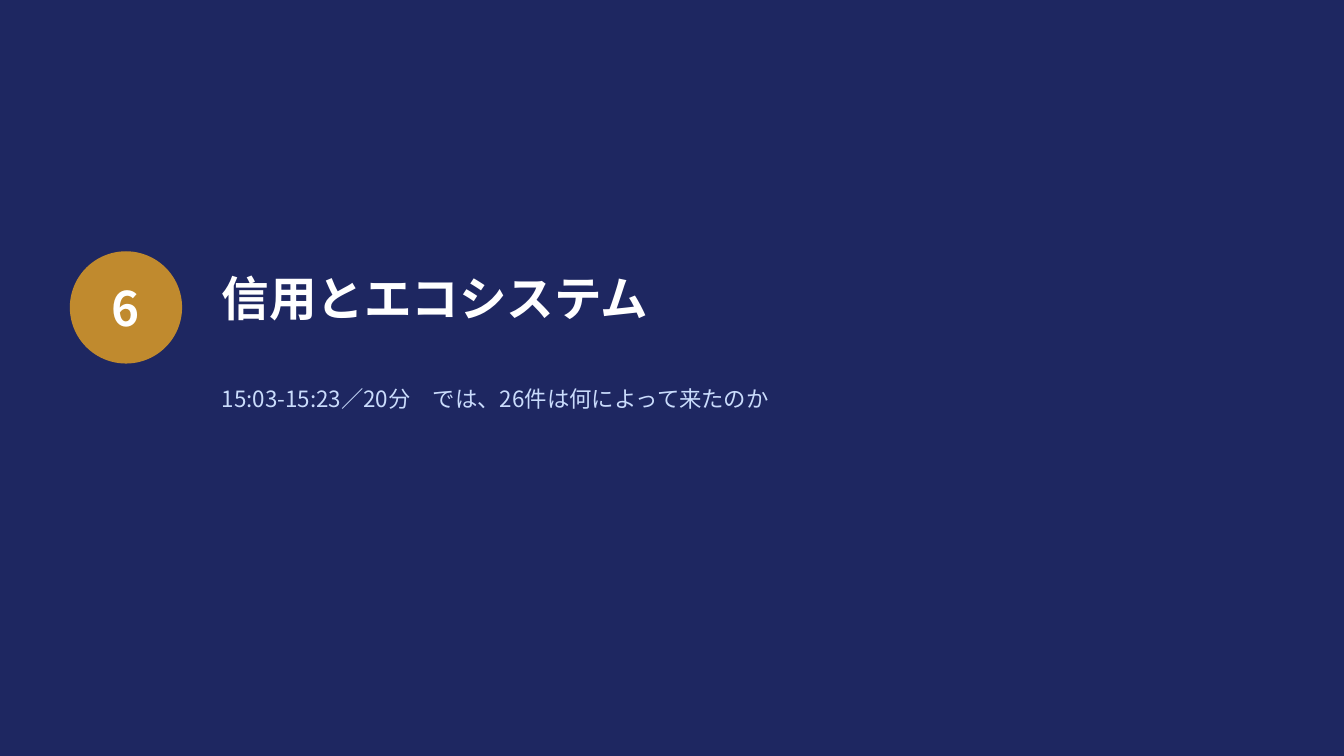
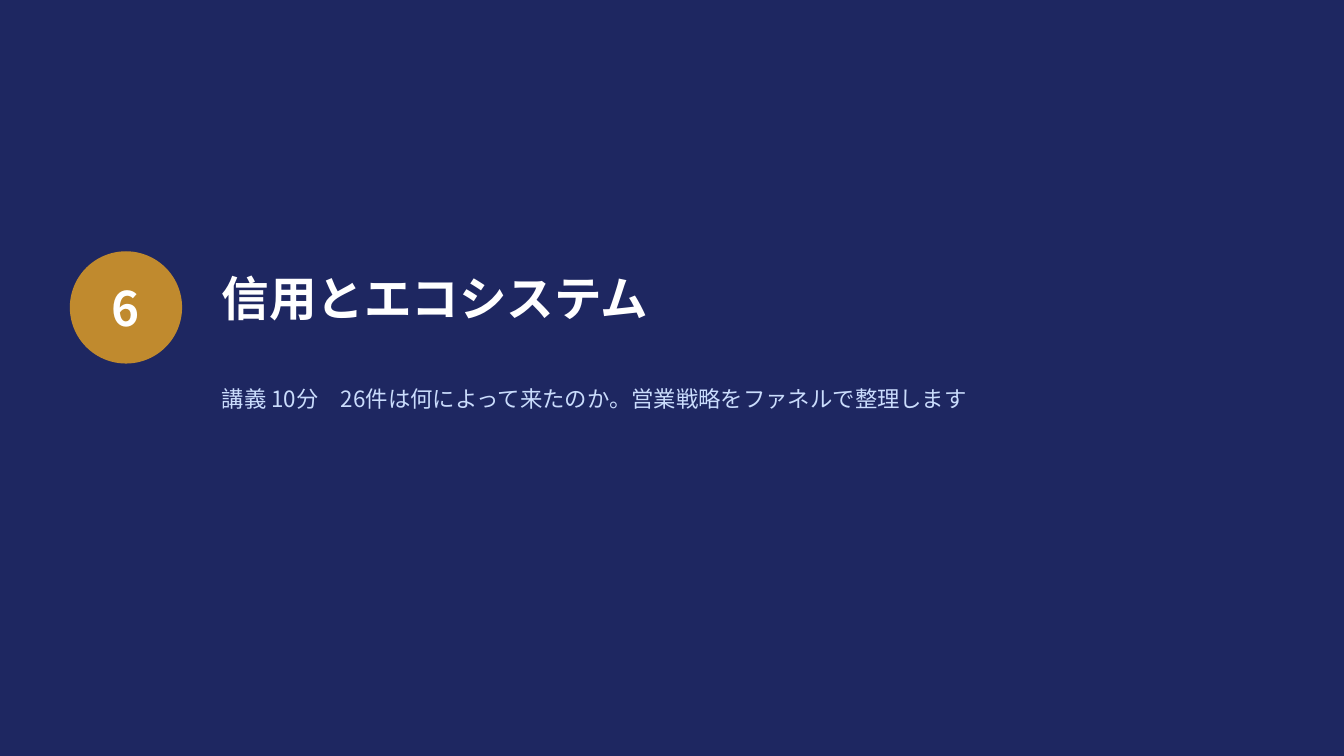
Before and after one commit to ahahi-biz/ahahi-hp, a slide deck: slide 50 of docs/lecture-johoku-procon.pptx (slide 45 before the commit). Drawn at 1344x756 pixels with LibreOffice and Linux fonts; fonts in the diff are those of the drawing. Boxes give left, top, right and bottom in pixels: in the first picture for what was removed or moved away, otherwise in the second. Text is boxed around its words. In the diff, an @@ line names an element or a change of style, - is before the commit and + after.

```diff
--- a/docs/lecture-johoku-procon.pptx
+++ b/docs/lecture-johoku-procon.pptx
@@ text at box(222, 388, 967, 409): text changed @@
-15:03-15:23／20分 では、26件は何によって来たのか
+講義 10分 26件は何によって来たのか。営業戦略をファネルで整理します
```
Also in this commit, not shown: 25 other slides changed, 18 slides added, 5 slides removed, 3 other files.
